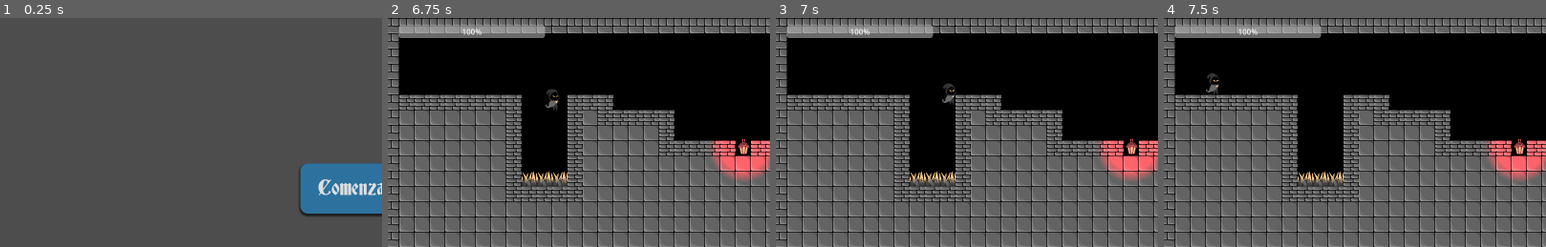
Above: before the commit, frames 1-4 (left to right).
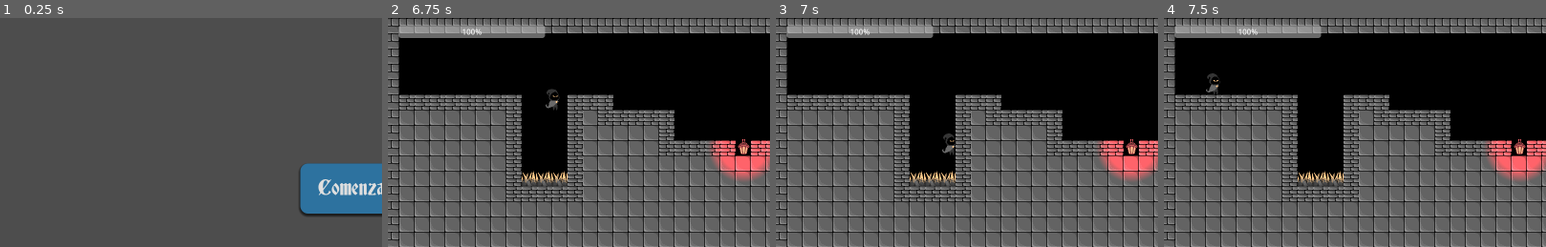
Above: after the commit, the same moments.

Repository: BrianGerardi/LaLuzYLaSombraGameJam
Game: Godot game, scene res://Escenas/main_menu.tscn
The game is run twice, just before and just after one commit, with the same random seed, the same clock (stepped at 60 frames per second) and the same inputs. The project has no main scene, so this scene is started directly.
Inputs:
- Up to frame 1 (0.25 s): no input
- Up to frame 2 (6.75 s): click "Comenzar Juego" at 0.5 s; tap Enter at 1.25 s; hold D (mover_derecha) 1.28-2.78 s; tap F (accion) at 1.35, 3.6, 5.85 s; tap Space (saltar) at 1.52, 2.27, 3.77, 4.52, 5.27 s; tap Shift (correr) at 2.1, 6.6 s; hold A (mover_izquierda) 2.78-5.03 s; tap R (reiniciar) at 2.85, 5.1 s; hold Shift (correr) 4.28-5.03 s; hold D (mover_derecha) from 5.03 s (still down)
- Up to frame 3 (7 s): keep holding D (mover_derecha); tap Space (saltar) at 6.77 s
- Up to frame 4 (7.5 s): release D (mover_derecha) at 7.25 s; click "REINICIAR" at 7.25 s
The pictures show only the part of the screen within x 0-50%, y 0-50%; the shares and areas given below are measured in that part.

Frames 1-2 are identical in both runs. In frame 3, 0.3% of the frame differs, in the area x 43-48%, y 28-60%; in frame 4, nothing differs.

Commit message:
Arrglado pinches y Salto Jugador

Diff:
--- a/Escenas/player.tscn
+++ b/Escenas/player.tscn
@@ -21,4 +21,5 @@
 texture = ExtResource("2_i8vih")
 
 [node name="CoyoteTimer" type="Timer" parent="."]
-wait_time = 0.3
+wait_time = 0.15
+one_shot = true
